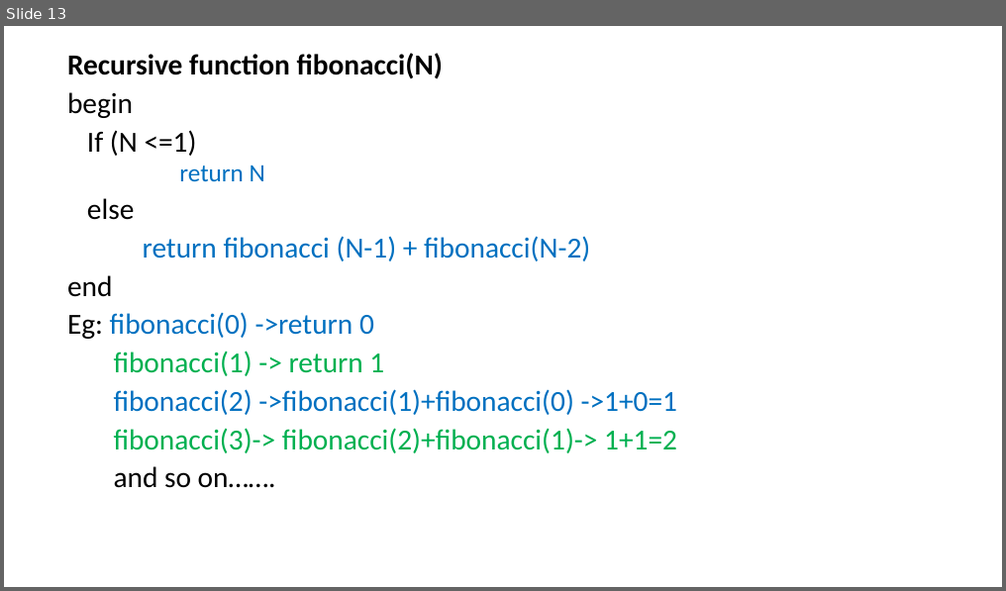
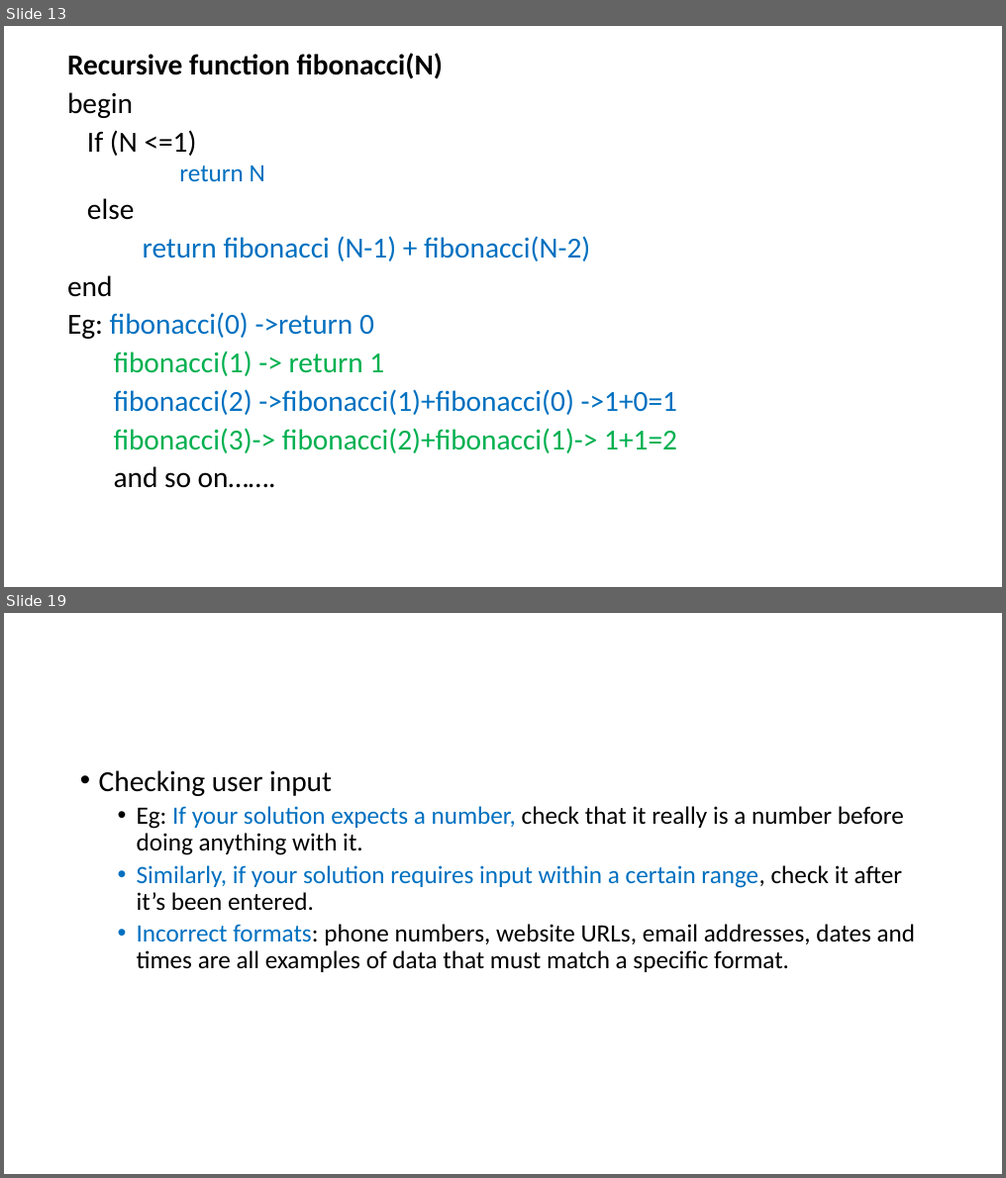
Before and after one commit to tgashwinkumar/college-stuffs, a slide deck: G1/SEM 1 - Python Programming/PDFs/Unit II Algorithmic Problem solving.pptx. Shown one above the other, each under a label of ours: slide 13 before the commit, slides 13 and 19 after it; the slides between them are not shown. The pictures are 1006x591 and 1006x1178 pixels, drawn with LibreOffice and Linux fonts; fonts in the diff are those of the drawing. Boxes give left, top, right and bottom in pixels: in the first picture for what was removed or moved away, otherwise in the second. Text is boxed around its words. In the diff, an @@ line names an element or a change of style, - is before the commit and + after.

```diff
--- a/G1/SEM 1 - Python Programming/PDFs/Unit II Algorithmic Problem solving.pptx
+++ b/G1/SEM 1 - Python Programming/PDFs/Unit II Algorithmic Problem solving.pptx
@@ slide 19 added at box(4, 613, 1002, 1174), background #FFFFFF @@
@@ text added at box(99, 770, 916, 972), 24 pt, text #000000 @@
+• Checking user input
+  • Eg: If your solution expects a number, check that it really is a number before doing anything with it.
+  • Similarly, if your solution requires input within a certain range, check it after it’s been entered.
+  • Incorrect formats: phone numbers, website URLs, email addresses, dates and times are all examples of data that must match a specific format.
```
Also in this commit, not shown: 12 other slides added, 27 other files.
